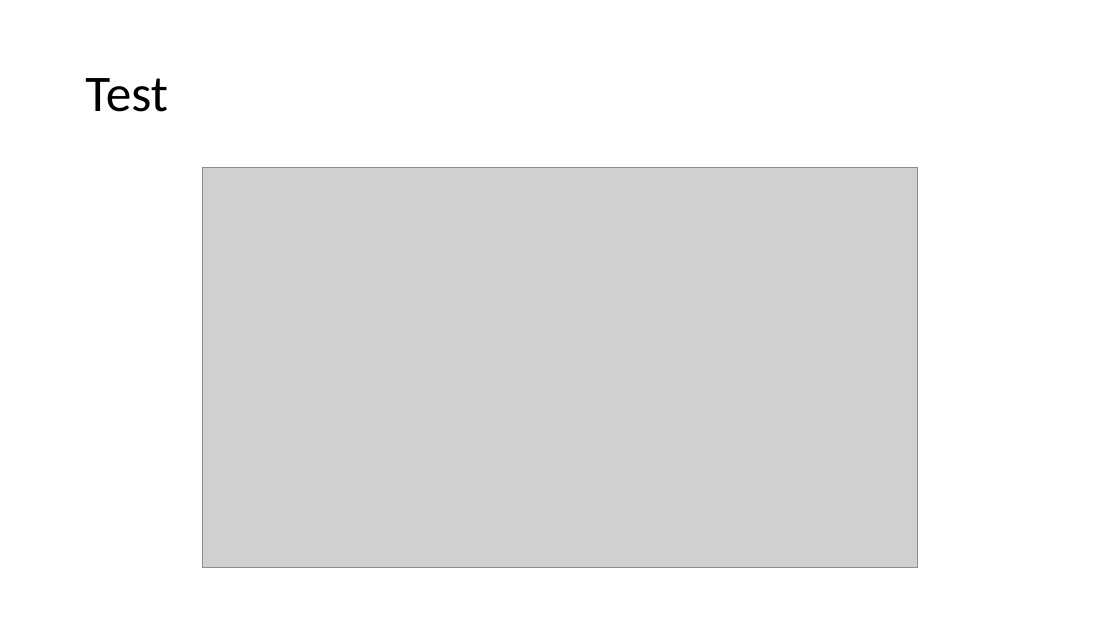
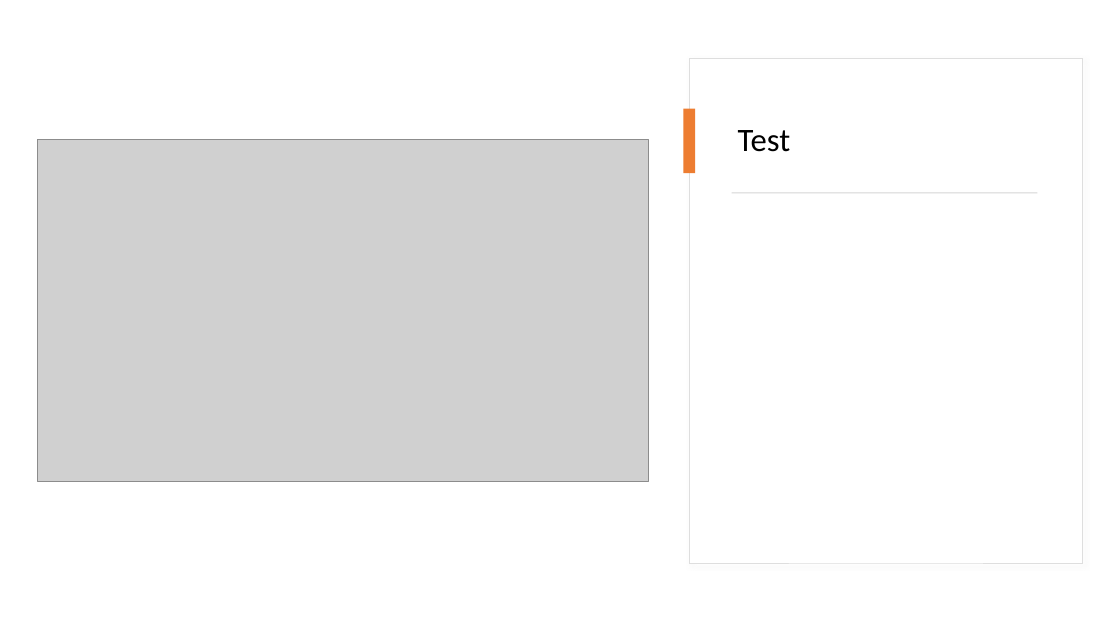
Before and after one commit to joelmichaelavery/Moffat-Bay, a slide deck: slide 14 of CSD460 CAPSTONE PRESENTATION.pptx. Drawn at 1120x630 pixels with LibreOffice and Linux fonts; fonts in the diff are those of the drawing; grey boxes stand for pictures. Boxes give left, top, right and bottom in pixels: in the first picture for what was removed or moved away, otherwise in the second. Text is boxed around its words. In the diff, an @@ line names an element or a change of style, - is before the commit and + after.

```diff
--- a/CSD460 CAPSTONE PRESENTATION.pptx
+++ b/CSD460 CAPSTONE PRESENTATION.pptx
@@ rectangle added at box(690, 58, 1083, 563), fill #FFFFFF, outline #DEDEDE 0.75 pt @@
@@ rectangle added at box(684, 108, 696, 173), fill #ED7D31 @@
@@ title "Test": place and size @@
-title "Test" at box(85, 78, 168, 112)
+title "Test" at box(738, 130, 791, 152)
@@ title "Test" at box(738, 130, 791, 152): size 44 to 28 pt @@
@@ picture: place and size @@
-picture at box(202, 168, 918, 568)
+picture at box(38, 139, 649, 481)
@@ rectangle added at box(732, 192, 1038, 193), fill #D5D5D5 @@
```
Also in this commit, not shown: 14 other slides changed.
